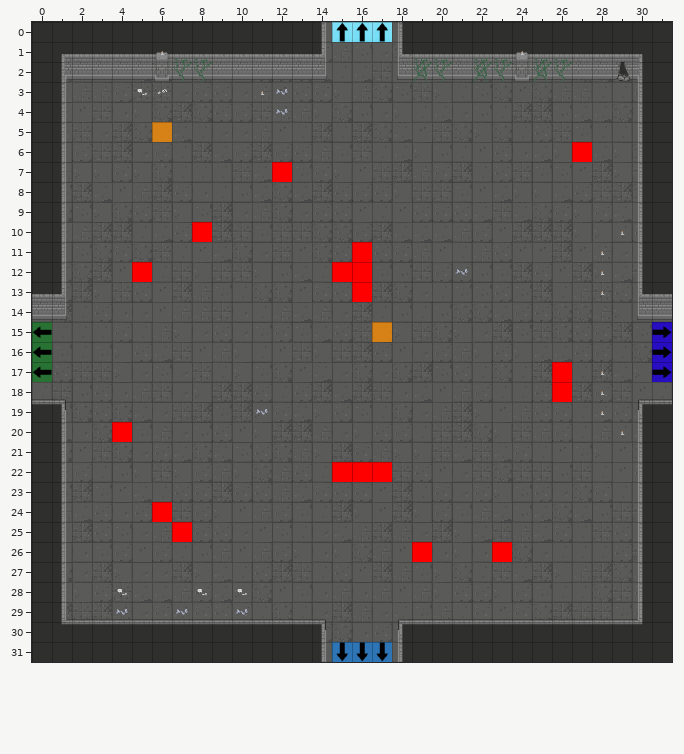
Tiled map: GrupaTNT/Assets/Resources/RoomData/ROOM_4_NSWE_1.tmx. This is how it looked before the edit.
Cells are 32x32 px. Shown: x 0..31, y 0..31.
Once edited:
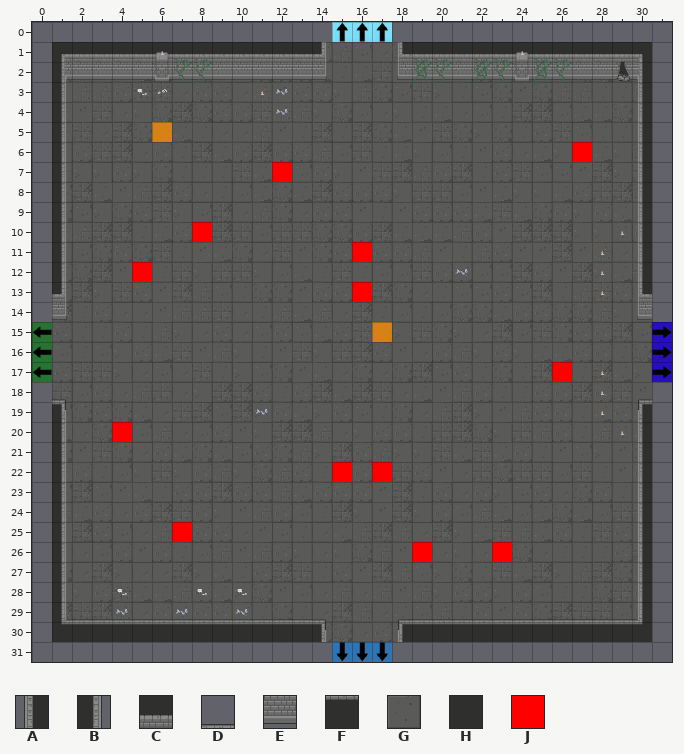
Key: from "Dungeon_Tileset_2": A 16, B 18, C 33, D 36, E 49, F 52, G 88, H 167; from "flags": J 8.
_ is an empty cell, . an unchanged one.
Difference:
--- layer "Floor"
@@ x 14..18 @@
- 0 G...G
+ 0 _..._
@@ x 0..31 @@
-14 G..............................G
+14 _.............................._
@@ x 0..31 @@
-18 G..............................G
+18 _.............................._
@@ x 14..18 @@
-31 G...G
+31 _..._
--- layer "Walls"
@@ x 0..31 @@
- 0 HHHHHHHHHHHHHHB...AHHHHHHHHHHHHH
- 1 H..............................H
- 2 H..............................H
- 3 H..............................H
- 4 H..............................H
- 5 H..............................H
- 6 H..............................H
- 7 H..............................H
- 8 H..............................H
- 9 H..............................H
-10 H..............................H
-11 H..............................H
-12 H..............................H
-13 C..............................C
-14 E..............................E
+ 0 _______________...______________
+ 1 _.............................._
+ 2 _.............................._
+ 3 _.............................._
+ 4 _.............................._
+ 5 _.............................._
+ 6 _.............................._
+ 7 _.............................._
+ 8 _.............................._
+ 9 _.............................._
+10 _.............................._
+11 _.............................._
+12 _.............................._
+13 _.............................._
+14 _.............................._
@@ x 0..31 @@
-18 D..............................D
-19 F..............................F
-20 H..............................H
-21 H..............................H
-22 H..............................H
-23 H..............................H
-24 H..............................H
-25 H..............................H
-26 H..............................H
-27 H..............................H
-28 H..............................H
-29 H..............................H
-30 H..............................H
-31 HHHHHHHHHHHHHHB...AHHHHHHHHHHHHH
+18 _.............................._
+19 _.............................._
+20 _.............................._
+21 _.............................._
+22 _.............................._
+23 _.............................._
+24 _.............................._
+25 _.............................._
+26 _.............................._
+27 _.............................._
+28 _.............................._
+29 _.............................._
+30 _.............................._
+31 _______________...______________
--- layer "Flags"
@@ x 15..16 @@
-12 JJ
+12 __
@@ x 26..26 @@
-18 J
+18 _
@@ x 16..16 @@
-22 J
+22 _
@@ x 6..6 @@
-24 J
+24 _
